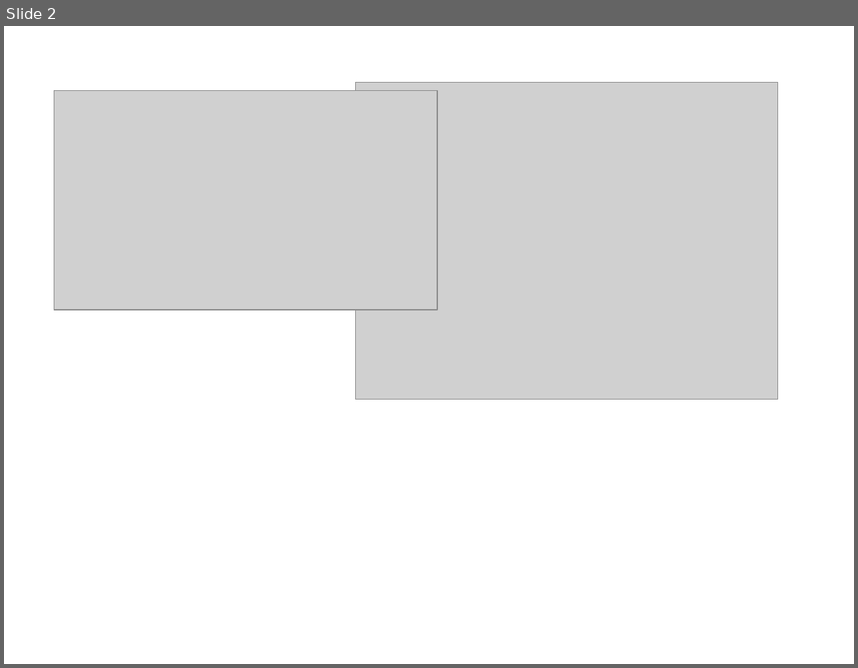
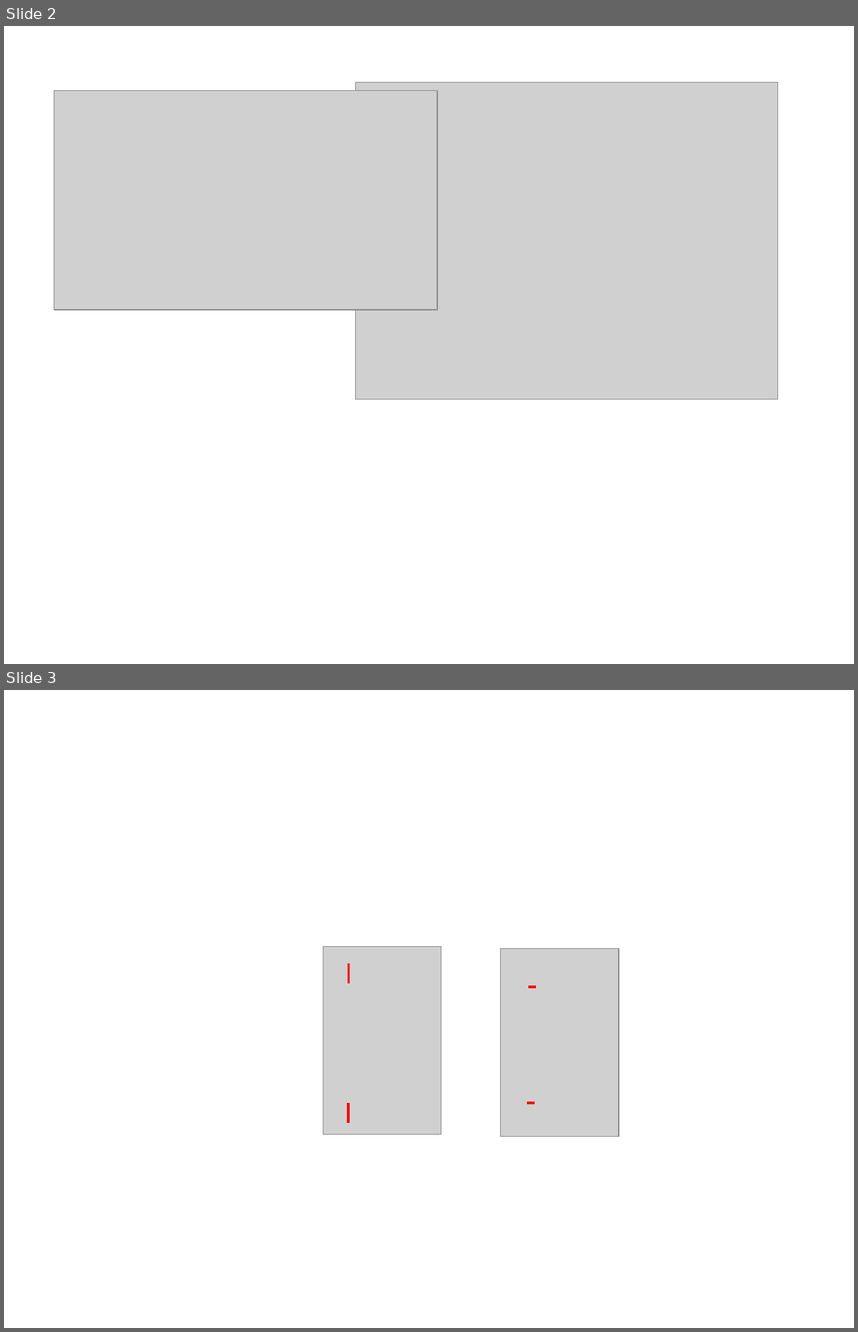
Before and after one commit to xpessoles/Cycle_Concevoir, a slide deck: 01_LiaisonEncastrement/Cours/Figures/Figures.pptx. Shown one above the other, each under a label of ours: slide 2 before the commit, slides 2 and 3 after it. The pictures are 858x668 and 858x1332 pixels, drawn with LibreOffice and Linux fonts; fonts in the diff are those of the drawing; grey boxes stand for pictures. Boxes give left, top, right and bottom in pixels: in the first picture for what was removed or moved away, otherwise in the second. Text is boxed around its words. In the diff, an @@ line names an element or a change of style, - is before the commit and + after.

```diff
--- a/01_LiaisonEncastrement/Cours/Figures/Figures.pptx
+++ b/01_LiaisonEncastrement/Cours/Figures/Figures.pptx
@@ slide 3 added at (4, 690, 854, 1328), background #FFFFFF @@
@@ picture added at (323, 947, 441, 1134) @@
@@ picture added at (500, 949, 619, 1136) @@
@@ line added from (349, 963) to (349, 983), #FF0000 2.25 pt @@
@@ line added from (535, 987) to (528, 987), #FF0000 2.25 pt @@
@@ line added from (348, 1103) to (348, 1123), #FF0000 2.25 pt @@
@@ line added from (535, 1103) to (528, 1103), #FF0000 2.25 pt @@
```
Also in this commit, not shown: 1 slide changed, 3 other files.
